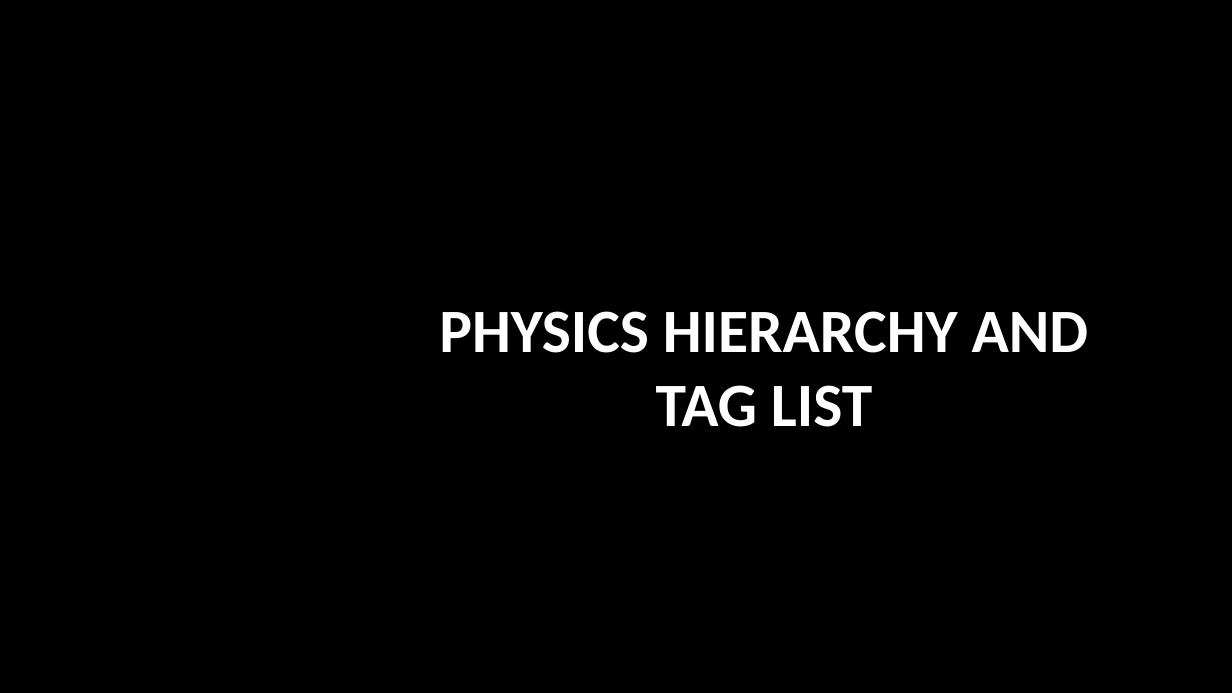
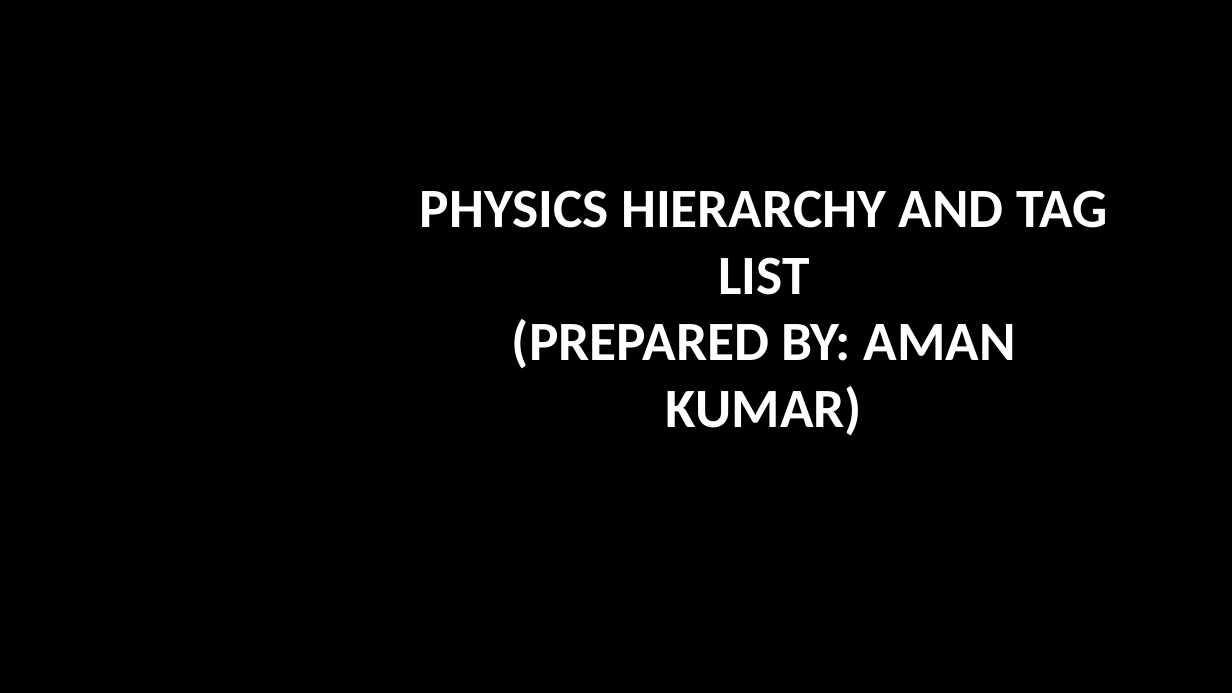
Before and after one commit to UPOD-2016/upod_docs, a slide deck: slide 1 of Physics-Content/Hierarchy and Tag List/Physics - Hierarchy and Tag List (Powerpoint format).pptx. Drawn at 1232x693 pixels with LibreOffice and Linux fonts; fonts in the diff are those of the drawing; background and template pictures are left out. Boxes give left, top, right and bottom in pixels: in the first picture for what was removed or moved away, otherwise in the second. Text is boxed around its words. In the diff, an @@ line names an element or a change of style, - is before the commit and + after.

Commit message:
Completed Hierarchy and Tag List for entire Physics Research
Topics Completed: Fundamentals, Classical Mechanics, Statistical
Mechanics, Electricity & Magnetism, Optics, Quantum Mechanics.

Also, transformed the Visio diagram into an SVG file for easy viewing.

```diff
--- a/Physics-Content/Hierarchy and Tag List/Physics - Hierarchy and Tag List (Powerpoint format).pptx
+++ b/Physics-Content/Hierarchy and Tag List/Physics - Hierarchy and Tag List (Powerpoint format).pptx
@@ title at [420,190,1107,436]: text changed; size 48 to 43.2 pt @@
-PHYSICS HIERARCHY AND TAG LIST
+PHYSICS HIERARCHY AND TAG LIST
+(PREPARED BY: AMAN KUMAR)
```
Also in this commit, not shown: 3 slides added, 3 slides removed, 2 other files.
